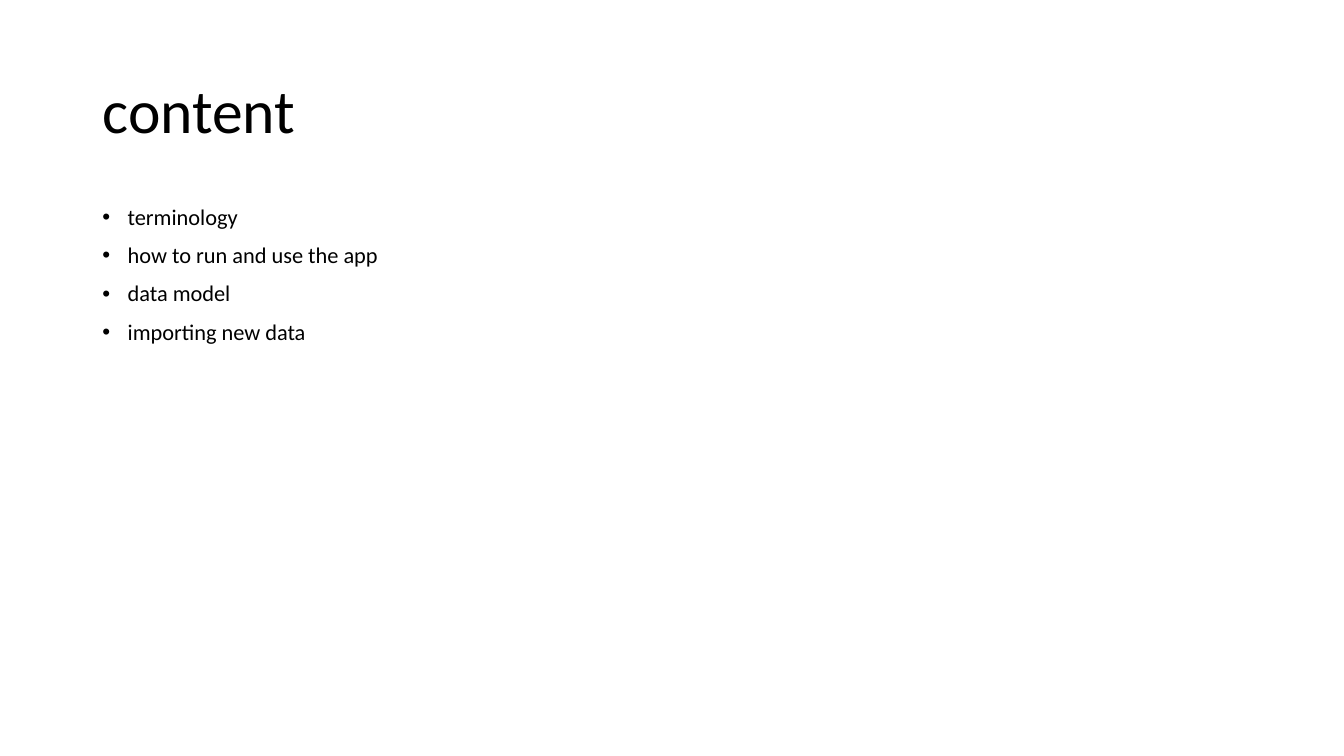
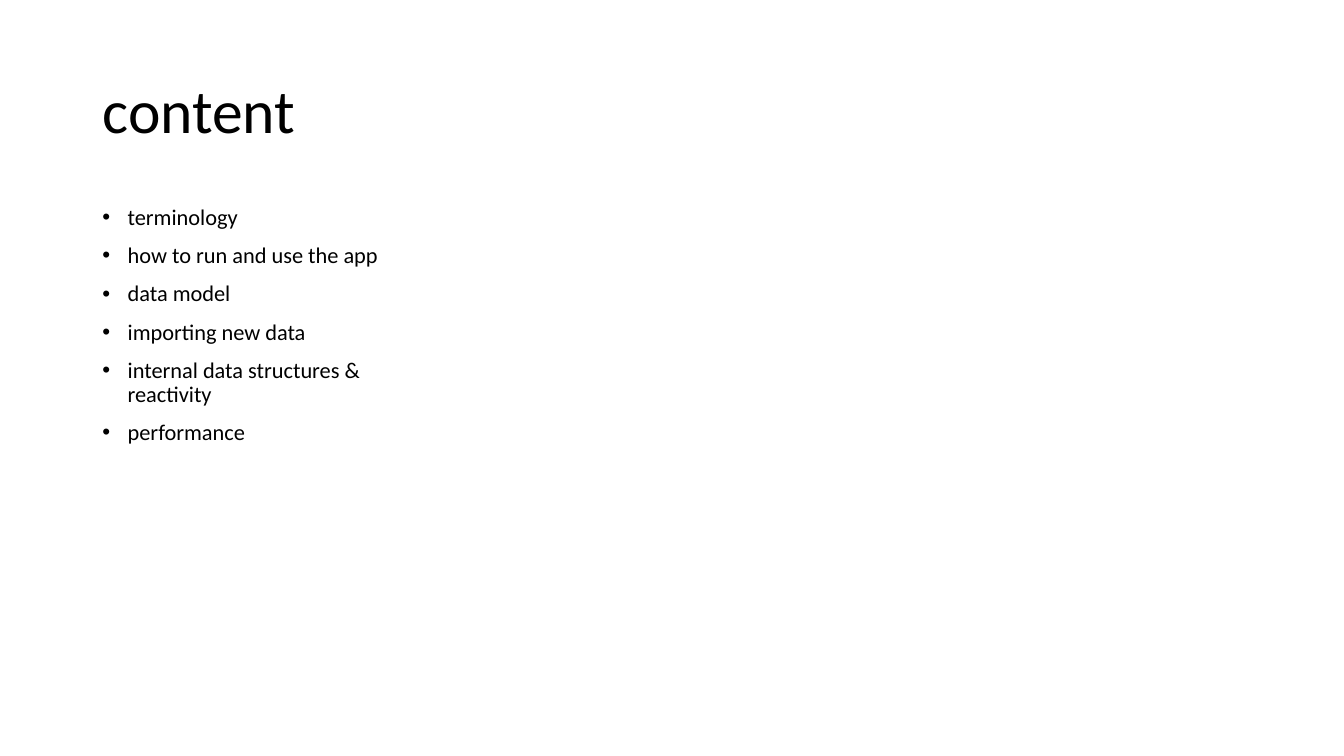
Before and after one commit to jorritvm/stocks_dashboard, a slide deck: slide 2 of doc/stock_dashboard_documentation.pptx. Drawn at 1344x756 pixels with LibreOffice and Linux fonts; fonts in the diff are those of the drawing. Boxes give left, top, right and bottom in pixels: in the first picture for what was removed or moved away, otherwise in the second. Text is boxed around its words. In the diff, an @@ line names an element or a change of style, - is before the commit and + after.

```diff
--- a/doc/stock_dashboard_documentation.pptx
+++ b/doc/stock_dashboard_documentation.pptx
@@ text at [128, 362, 339, 444]: paragraphs added @@
+• internal data structures &
+  reactivity
+• performance
```
Also in this commit, not shown: 2 other slides changed, 5 slides added.
